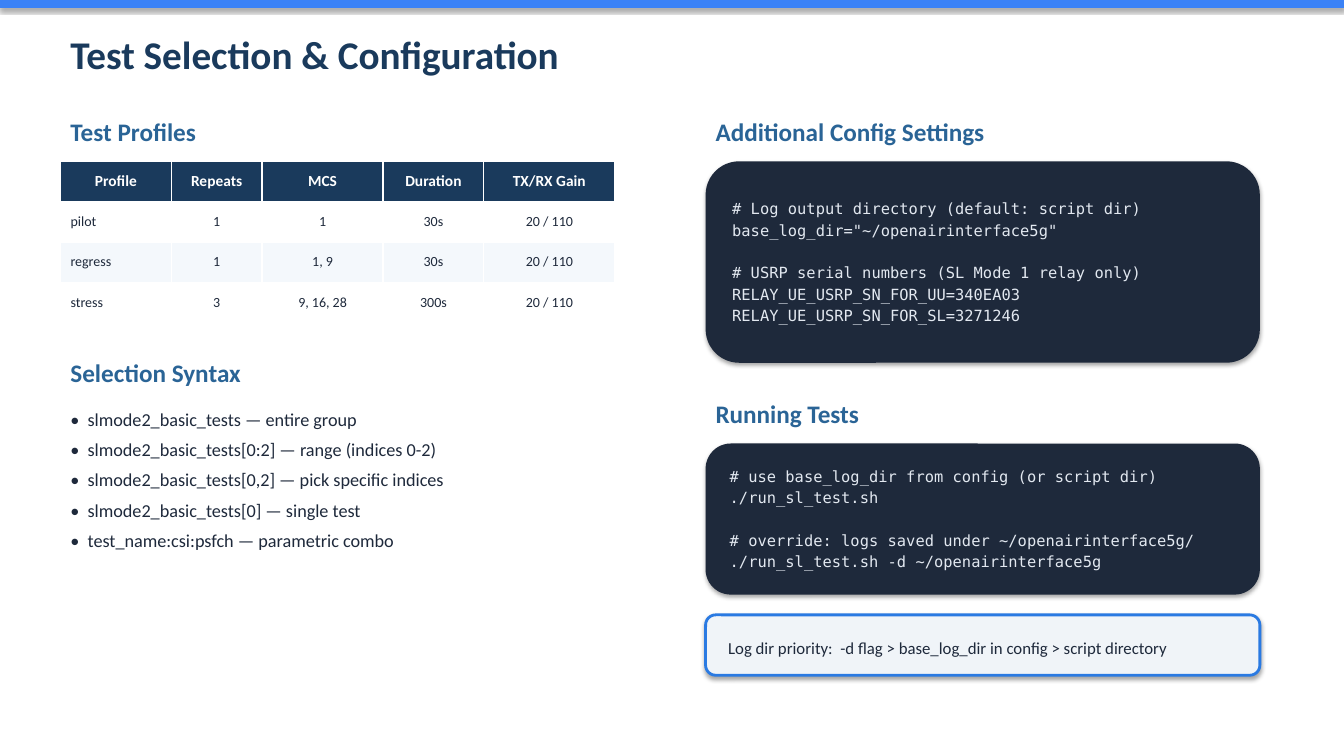
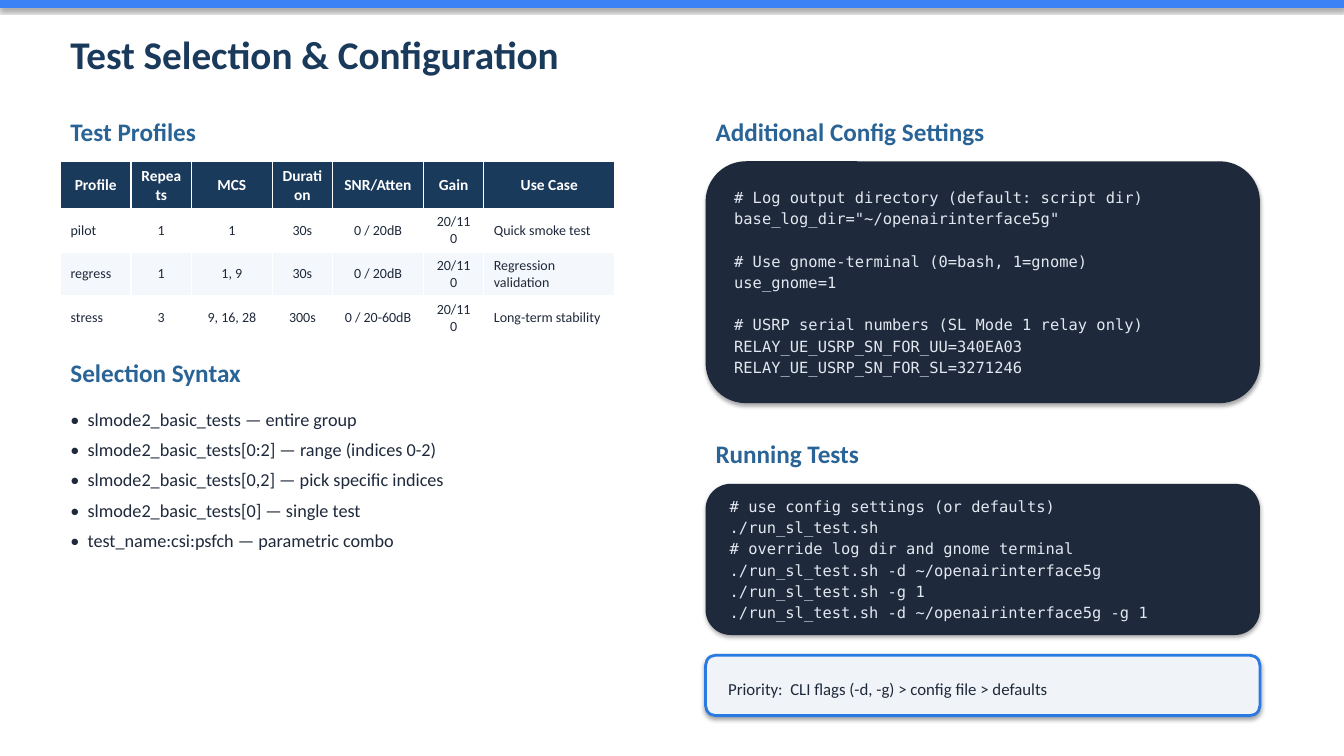
Before and after one commit to davidkimmy/openairinterface5g, a slide deck: slide 5 of doc/episys/test_script/overview_sl_test.pptx. Drawn at 1344x756 pixels with LibreOffice and Linux fonts; fonts in the diff are those of the drawing. Boxes give left, top, right and bottom in pixels: in the first picture for what was removed or moved away, otherwise in the second. Text is boxed around its words. In the diff, an @@ line names an element or a change of style, - is before the commit and + after.

Commit message:
Supporting bash based operation (non-gnome-terminal) and local logging.

```diff
--- a/doc/episys/test_script/overview_sl_test.pptx
+++ b/doc/episys/test_script/overview_sl_test.pptx
@@ table at bbox=[60, 161, 615, 340] @@
-column 5: TX/RX Gain | 20 / 110 | 20 / 110 | 20 / 110
+column 5: SNR/Atten | 0 / 20dB | 0 / 20dB | 0 / 20-60dB
+column 6: Gain | 20/110 | 20/110 | 20/110
+column 7: Use Case | Quick smoke test | Regression validation | Long-term stability
@@ rounded rectangle "# Log output directory (default: ...": place and size @@
-rounded rectangle "# Log output directory (default: ..." at bbox=[706, 161, 1260, 363]
+rounded rectangle "# Log output directory (default: ..." at bbox=[706, 161, 1260, 403]
@@ text in rounded rectangle at bbox=[734, 255, 1087, 292]: paragraphs added @@
+# Use gnome-terminal (0=bash, 1=gnome)
+use_gnome=1
@@ text in rounded rectangle at bbox=[748, 500, 1055, 516]: text changed @@
-# use base_log_dir from config (or script dir)
+# use config settings (or defaults)
@@ text in rounded rectangle at bbox=[748, 542, 1073, 558]: text changed @@
-# override: logs saved under ~/openairinterface5g/
+# override log dir and gnome terminal
@@ text in rounded rectangle at bbox=[730, 585, 1148, 622]: paragraphs added @@
+./run_sl_test.sh -g 1
+./run_sl_test.sh -d ~/openairinterface5g -g 1
@@ 2 rounded rectangles, 1 text: place and size @@
-2 rounded rectangles, 1 text at bbox=[706, 405, 1260, 676]
+2 rounded rectangles, 1 text at bbox=[706, 445, 1260, 716]
@@ text in rounded rectangle at bbox=[728, 683, 1047, 698]: text changed @@
-Log dir priority: -d flag > base_log_dir in config > script directory
+Priority: CLI flags (-d, -g) > config file > defaults
```
Also in this commit, not shown: 4 other slides changed, 3 slides added, 4 other files.
